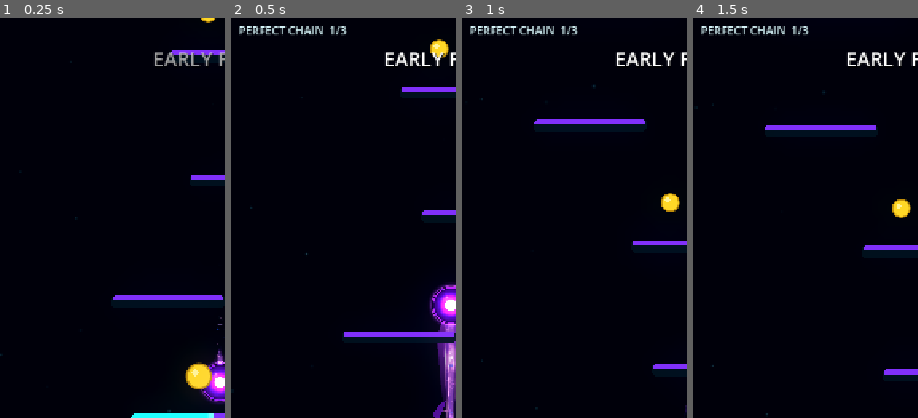
Above: before the commit, frames 1-4 (left to right).
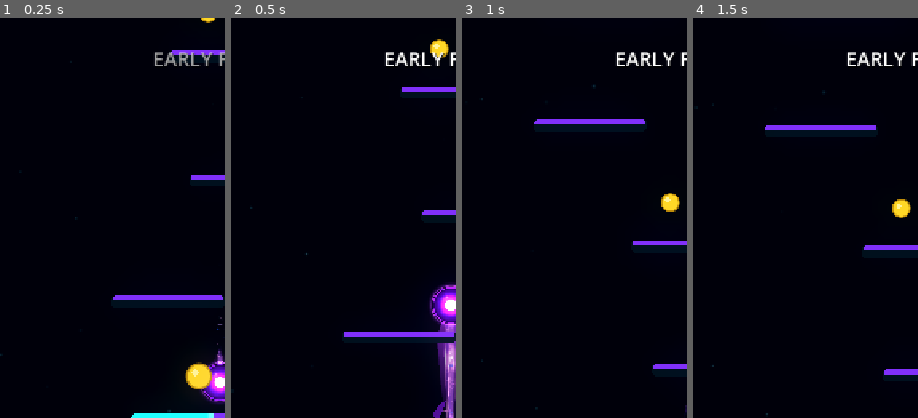
Above: after the commit, the same moments.

Repository: Kryodo/TowerJump
Game: Godot game, scene res://scenes/main.tscn
Same seed, same stepped clock (60 frames per second), same inputs: the game is played once before the commit and once after it.
Inputs (mouse positions are % of the whole screen's width and height, from its top left):
- Up to frame 1 (0.25 s): no input
- Up to frame 2 (0.5 s): no input
- Up to frame 3 (1 s): move the mouse to (72, 45) at 0.52 s; hold Right (ui_right) from 0.53 s (still down); click (72, 45) at 0.67 s
- Up to frame 4 (1.5 s): release Right (ui_right) at 1.25 s; drag from (30, 55) to (47, 31) at 1.27 s
The pictures show only the part of the screen within x 1-51%, y 7-57%; the shares and areas given below are measured in that part.

Frame 1 is identical in both runs. In frame 2, 0.7% of the frame differs, in the area x 3-52%, y 2-5%; in frame 3, 0.7%; in frame 4, 0.7%.

Commit message:
Move combo state presentation out of static HUD

Diff:
--- a/scripts/hud.gd
+++ b/scripts/hud.gd
@@ -1,12 +1,10 @@
 extends CanvasLayer
-## Displays the run total, coins and current same-quality combo progress.
+## Displays the authoritative run total and coins. Landing-state feedback is
+## coordinated by LandingFeedbackPresenter so it can avoid the ball and rewards.
 
 @onready var _score_label: Label = $ScoreLabel
 @onready var _coin_label: Label = $CoinLabel
 @onready var _platform_spawner: Node = get_node("../PlatformSpawner")
-
-var _landing_score_controller: Node
-var _combo_status_label: Label
 
 var _debug_displayed_section: PlatformGeneratorBrain.BiomeSection = \
 	PlatformGeneratorBrain.BiomeSection.EARLY
@@ -20,25 +18,6 @@
 	GameManager.coins_changed.connect(_on_coins_changed)
 	_on_score_changed(GameManager.current_score)
 	_on_coins_changed(GameManager.run_coins)
-	_create_combo_status_label()
-
-	_landing_score_controller = get_node_or_null("../LandingScoreController")
-	if _landing_score_controller != null:
-		_landing_score_controller.connect("combo_state_changed", _on_combo_state_changed)
-		_on_combo_state_changed(_landing_score_controller.call("get_combo_state"))
-
-
-func _create_combo_status_label() -> void:
-	_combo_status_label = Label.new()
-	_combo_status_label.name = "ComboStatusLabel"
-	_combo_status_label.position = Vector2(20.0, 101.0)
-	_combo_status_label.size = Vector2(460.0, 34.0)
-	_combo_status_label.visible = false
-	_combo_status_label.add_theme_font_size_override("font_size", 18)
-	_combo_status_label.add_theme_color_override("font_color", Color(0.62, 0.88, 1.0, 1.0))
-	_combo_status_label.add_theme_color_override("font_outline_color", Color(0.015, 0.025, 0.05, 0.98))
-	_combo_status_label.add_theme_constant_override("outline_size", 4)
-	add_child(_combo_status_label)
 
 
 func _on_score_changed(new_score: int) -> void:
@@ -47,47 +26,6 @@
 
 func _on_coins_changed(new_run_coins: int) -> void:
 	_coin_label.text = "● %d" % new_run_coins
-
-
-func _on_combo_state_changed(state: Dictionary) -> void:
-	if _combo_status_label == null:
-		return
-
-	var chain_count: int = int(state.get("chain_count", 0))
-	if chain_count <= 0:
-		_combo_status_label.visible = false
-		return
-
-	_combo_status_label.visible = true
-	var quality: String = str(state.get("quality", "GOOD"))
-	var combo_active: bool = bool(state.get("combo_active", false))
-	var streak_active: bool = bool(state.get("streak_active", false))
-	var multiplier: float = float(state.get("multiplier", 1.0))
-	var activation_count: int = int(state.get("combo_activation_landings", 3))
-	var color: Color
-
-	match quality:
-		"PERFECT":
-			color = Color(0.86, 0.98, 1.0, 1.0)
-		"EPIC":
-			color = Color(0.72, 0.44, 1.0, 1.0)
-		_:
-			color = Color(0.40, 0.86, 1.0, 1.0)
-
-	if streak_active:
-		_combo_status_label.text = "%s STREAK  ×%.2f  ·  %d" % [
-			quality, multiplier, chain_count
-		]
-		color = Color(1.0, 0.73, 0.30, 1.0)
-	elif combo_active:
-		_combo_status_label.text = "%s COMBO  ×%.2f  ·  %d" % [
-			quality, multiplier, chain_count
-		]
-	else:
-		_combo_status_label.text = "%s CHAIN  %d/%d" % [
-			quality, chain_count, activation_count
-		]
-	_combo_status_label.add_theme_color_override("font_color", color)
 
 
 func _process(_delta: float) -> void:
